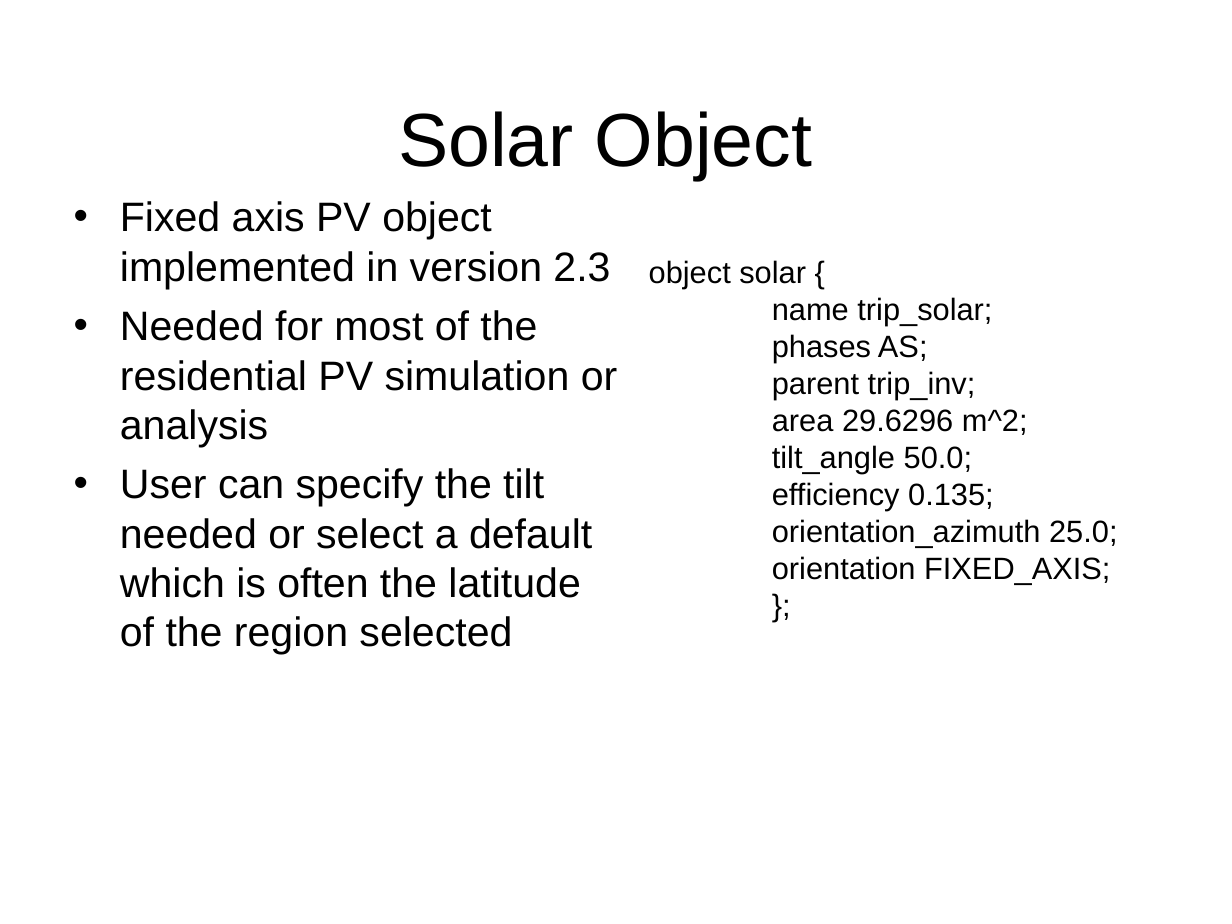
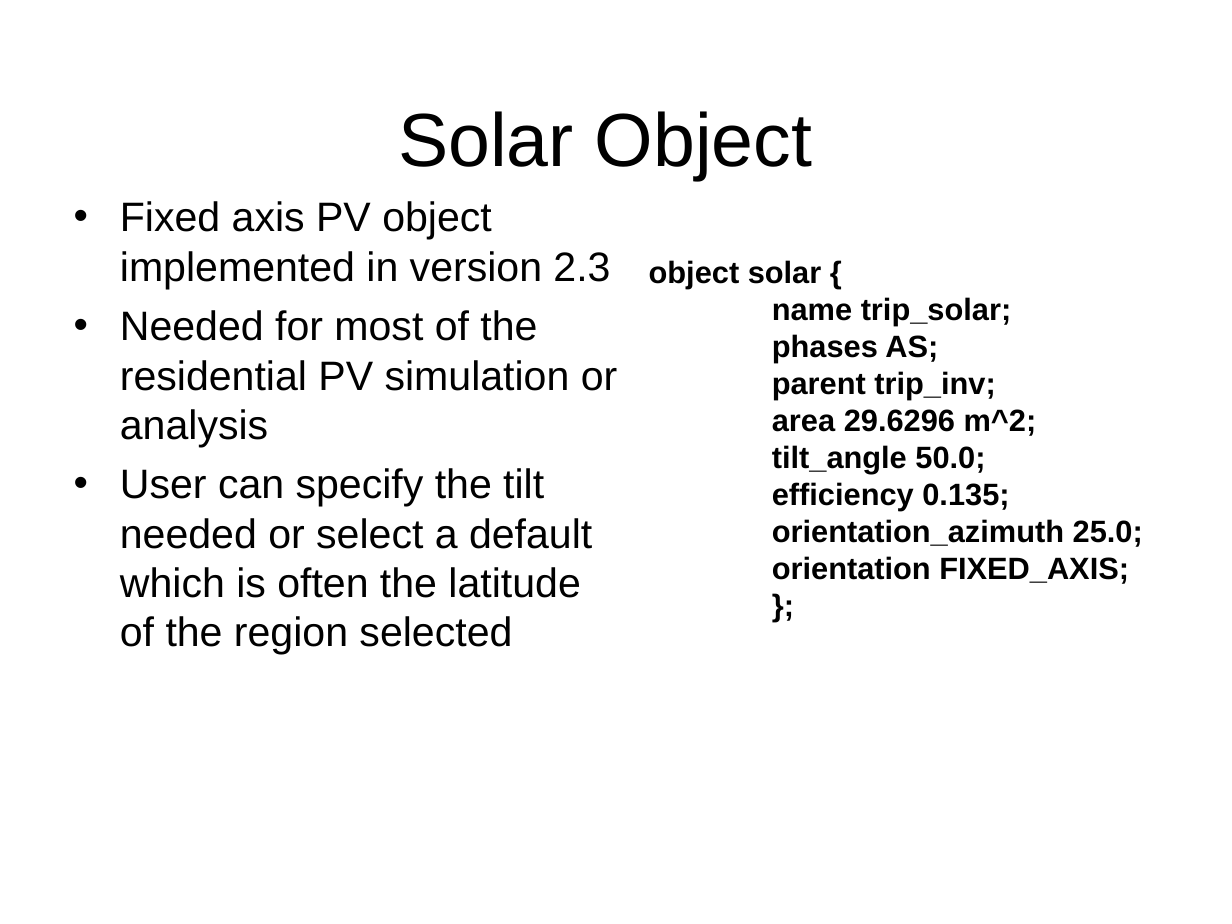
Before and after one commit to gridlab-d/course, a slide deck: slide 7 of ThreeDayCourse_v22/Day2/4.4 - Generator Module.ppt. Drawn at 1232x924 pixels with LibreOffice and Linux fonts; fonts in the diff are those of the drawing; background and template pictures are left out. Boxes give left, top, right and bottom in pixels: in the first picture for what was removed or moved away, otherwise in the second. Text is boxed around its words. In the diff, an @@ line names an element or a change of style, - is before the commit and + after.

```diff
--- a/ThreeDayCourse_v22/Day2/4.4 - Generator Module.ppt
+++ b/ThreeDayCourse_v22/Day2/4.4 - Generator Module.ppt
@@ text "object solar {" at [649,260,1143,584]: bold on @@
```
Also in this commit, not shown: 3 other slides changed.
